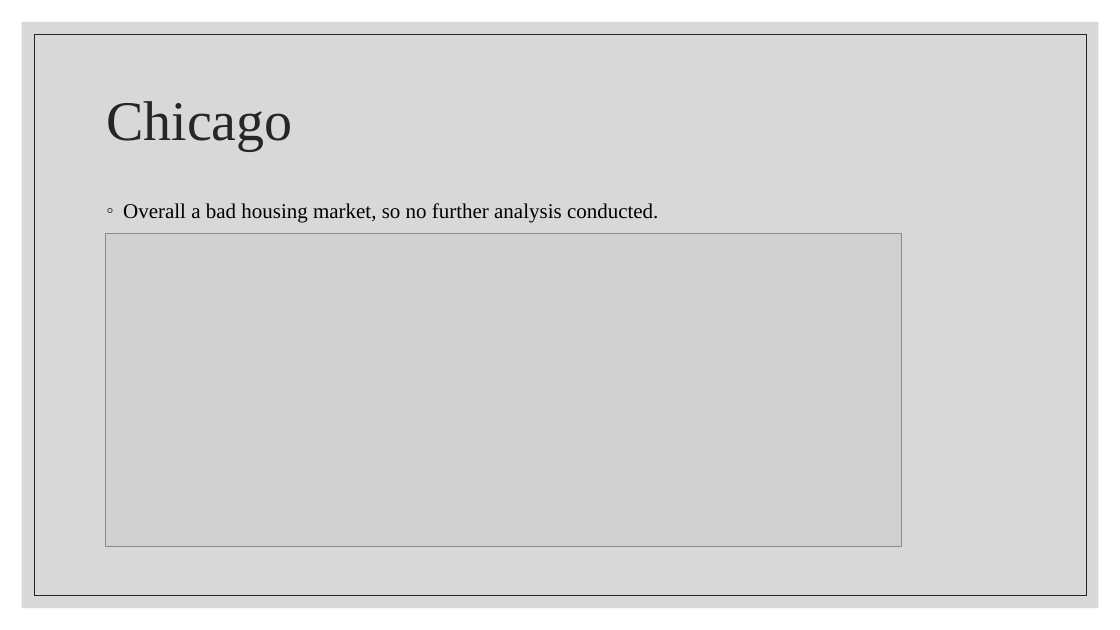
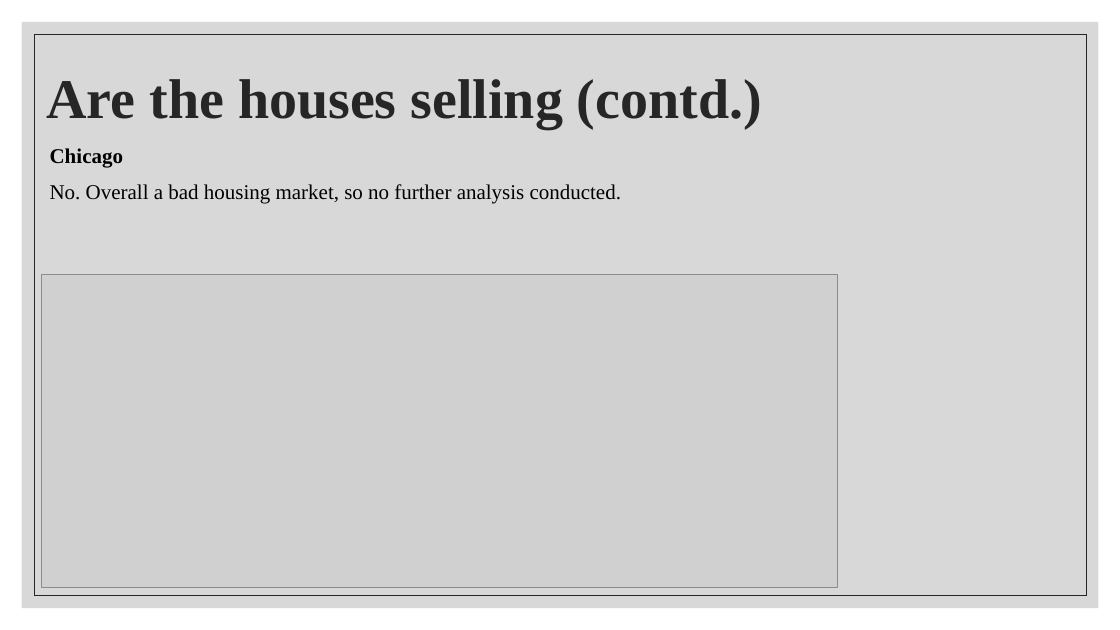
Before and after one commit to MelissaDjohan/Real-Estate-Data-Analysis, a slide deck: slide 10 of Presentation/Real Estate Data Analysis - Average Sale Price and Other Factors.pptx (slide 9 before the commit). Drawn at 1120x630 pixels with LibreOffice and Linux fonts; fonts in the diff are those of the drawing; grey boxes stand for pictures. Boxes give left, top, right and bottom in pixels: in the first picture for what was removed or moved away, otherwise in the second. Text is boxed around its words. In the diff, an @@ line names an element or a change of style, - is before the commit and + after.

```diff
--- a/Presentation/Real Estate Data Analysis - Average Sale Price and Other Factors.pptx
+++ b/Presentation/Real Estate Data Analysis - Average Sale Price and Other Factors.pptx
@@ title at [46, 79, 762, 128]: text changed; bold on @@
-Chicago
+Are the houses selling (contd.)
@@ text at [50, 148, 621, 204]: text changed @@
-◦ Overall a bad housing market, so no further analysis conducted.
+Chicago
+No. Overall a bad housing market, so no further analysis conducted.
@@ picture: place and size @@
-picture at [105, 234, 902, 547]
+picture at [41, 275, 838, 588]
```
Also in this commit, not shown: 4 other slides changed, 3 slides added, 1 slide removed.
